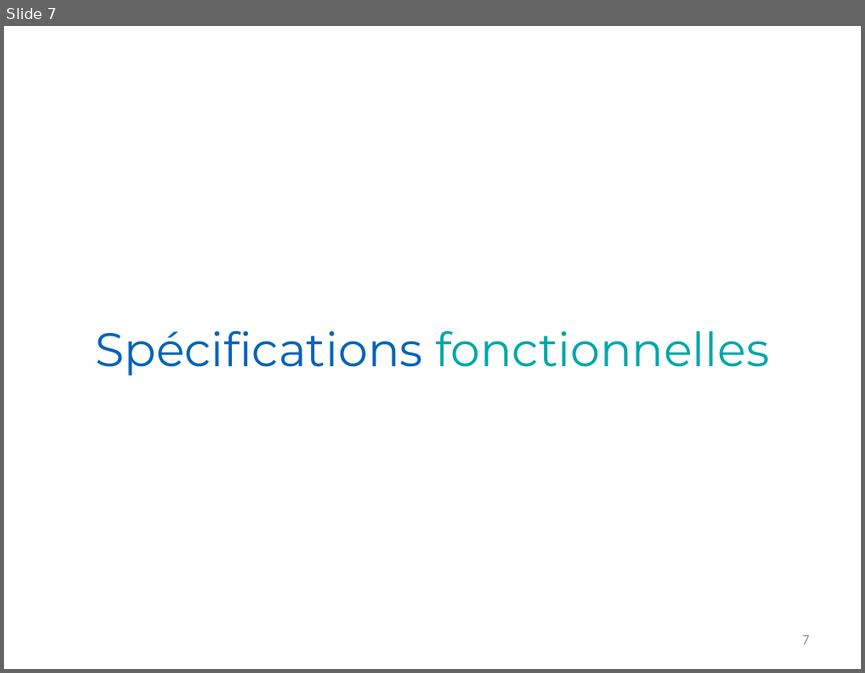
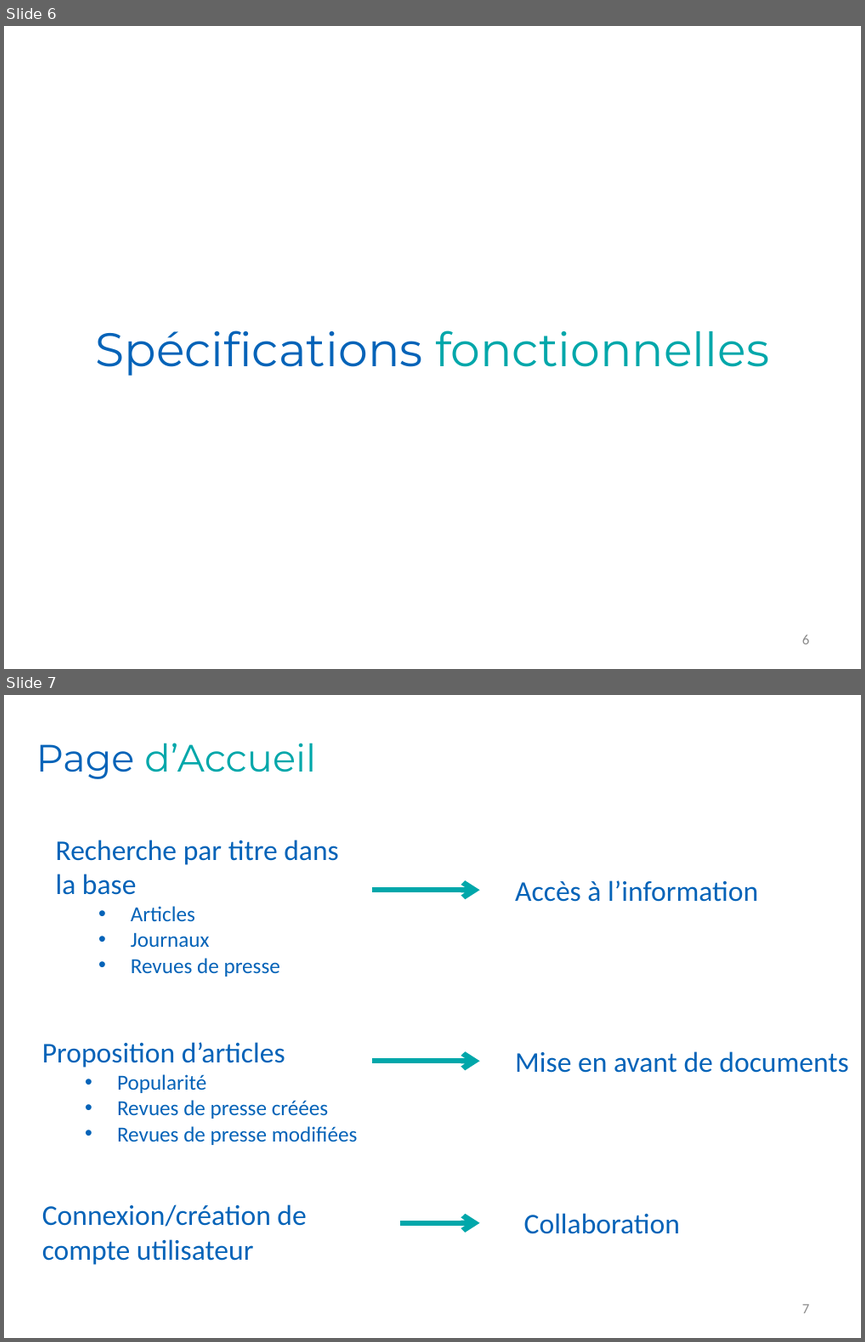
Before and after one commit to Romcol/Gutemberg-rapports, a slide deck: defense/1_project/powerpoint.pptx. Shown one above the other, each under a label of ours: slide 7 before the commit, slides 6 and 7 after it. The pictures are 865x673 and 865x1342 pixels, drawn with LibreOffice and Linux fonts; fonts in the diff are those of the drawing; background and template pictures are left out. Boxes give left, top, right and bottom in pixels: in the first picture for what was removed or moved away, otherwise in the second. Text is boxed around its words. In the diff, an @@ line names an element or a change of style, - is before the commit and + after.

```diff
--- a/defense/1_project/powerpoint.pptx
+++ b/defense/1_project/powerpoint.pptx
@@ slide 7 added at (4, 695, 861, 1338), background picture (left out) @@
@@ title added at (36, 743, 316, 779), 32 pt, text #00A7AA @@
+Page d’Accueil
@@ text added at (56, 839, 339, 976), 18 pt, text #0563B8 @@
+Recherche par titre dans la base
+  • Articles
+  • Journaux
+  • Revues de presse
@@ arrow added from (371, 890) to (479, 890), #00A7AA 4.5 pt @@
@@ text added at (515, 880, 758, 902), 24 pt, text #0563B8 @@
+Accès à l’information
@@ text added at (42, 1042, 358, 1145), 18 pt, text #0563B8 @@
+Proposition d’articles
+  • Popularité
+  • Revues de presse créées
+  • Revues de presse modifiées
@@ text added at (515, 1051, 848, 1072), 24 pt, text #0563B8 @@
+Mise en avant de documents
@@ arrow added from (371, 1061) to (479, 1061), #00A7AA 4.5 pt @@
@@ text added at (42, 1204, 306, 1265), 24 pt, text #0563B8 @@
+Connexion/création de compte utilisateur
@@ arrow added from (400, 1223) to (479, 1223), #00A7AA 4.5 pt @@
@@ text added at (524, 1213, 680, 1234), 24 pt, text #0563B8 @@
+Collaboration
@@ page number added at (802, 1304, 809, 1313), 12 pt, text #8C8C8C @@
+7
@@ what was slide 7 is now slide 6 @@
@@ page number at (802, 635, 809, 644): text changed @@
-7
+6
```
Also in this commit, not shown: 8 slides changed, 3 other slides added, 2 slides removed.
